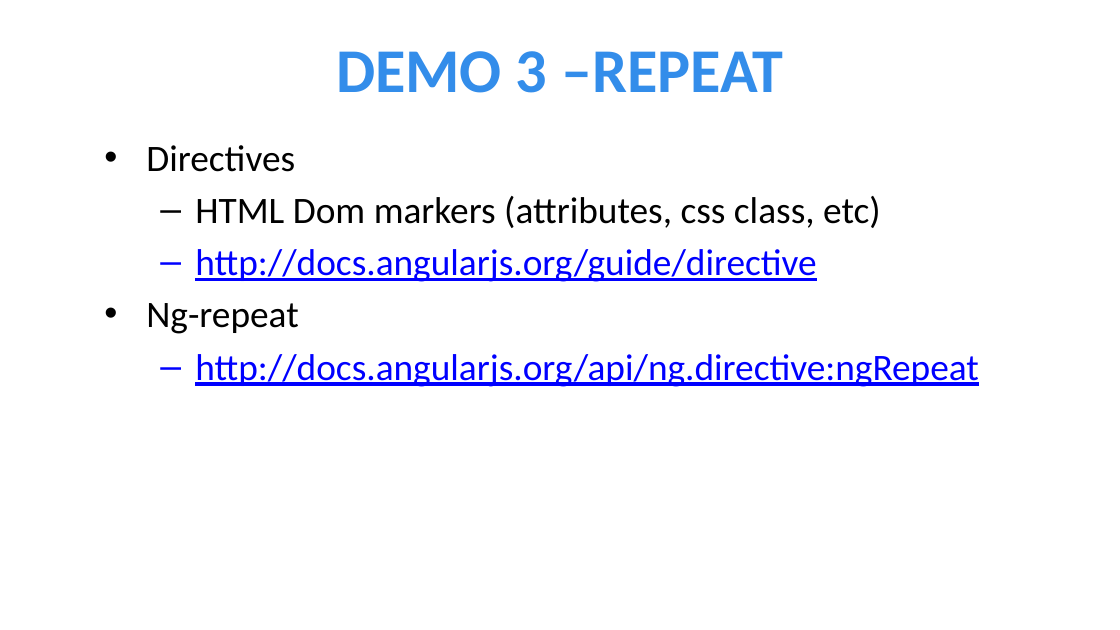
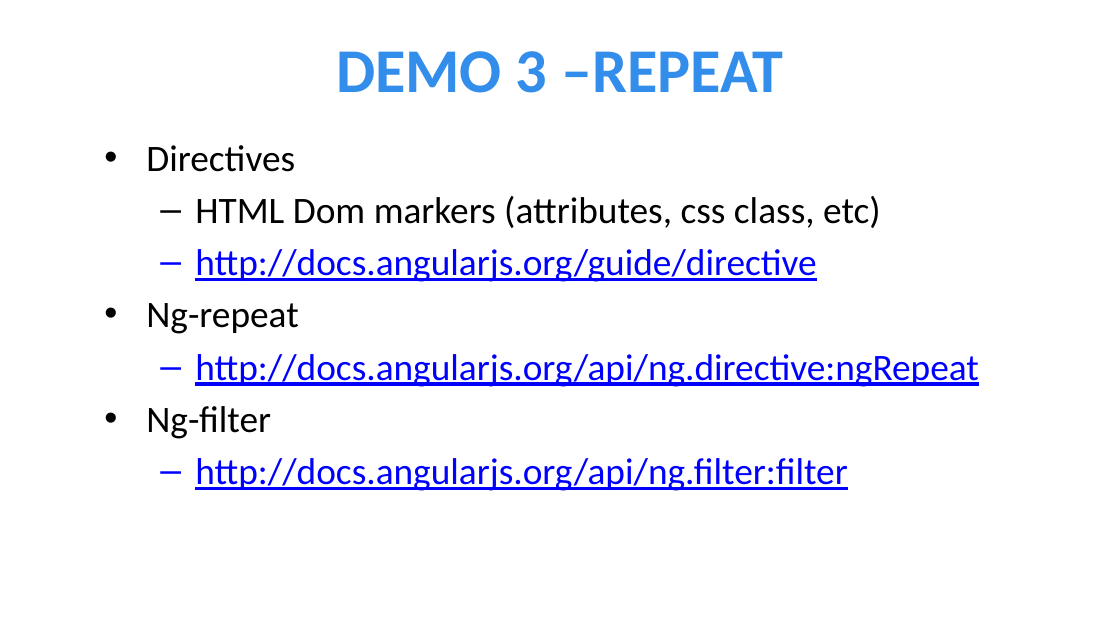
Before and after one commit to jptacek/MadDotNet, a slide deck: slide 9 of PowerPoint/AngularJS.pptx (slide 8 before the commit). Drawn at 1120x630 pixels with LibreOffice and Linux fonts; fonts in the diff are those of the drawing; background and template pictures are left out. Boxes give left, top, right and bottom in pixels: in the first picture for what was removed or moved away, otherwise in the second. Text is boxed around its words. In the diff, an @@ line names an element or a change of style, - is before the commit and + after.

Commit message:
Update code for demo

```diff
--- a/PowerPoint/AngularJS.pptx
+++ b/PowerPoint/AngularJS.pptx
@@ text at (146,406,847,491): paragraphs added @@
+• Ng-filter
+  – http://docs.angularjs.org/api/ng.filter:filter
```
Also in this commit, not shown: 4 other slides changed, 2 slides added, 26 other files.
